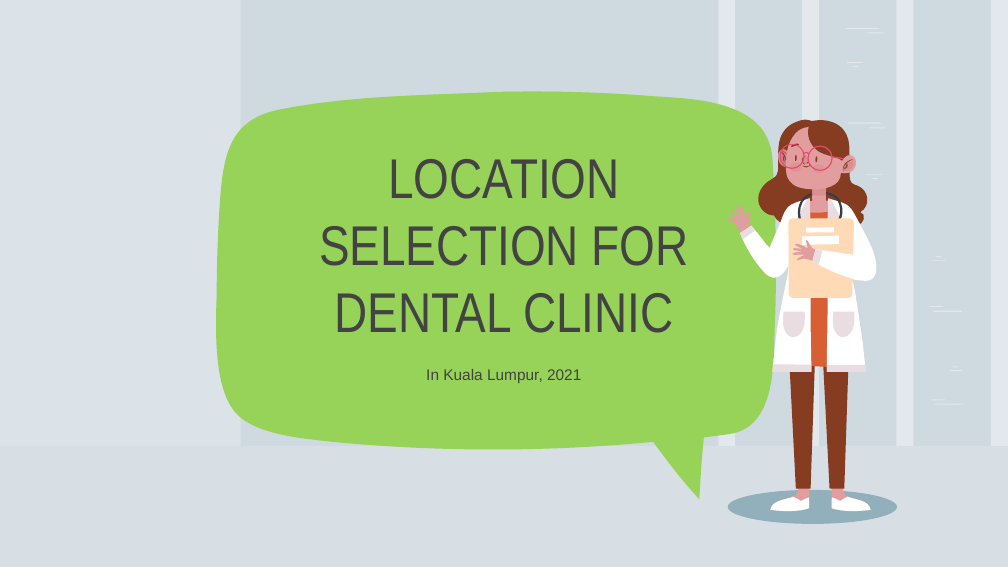
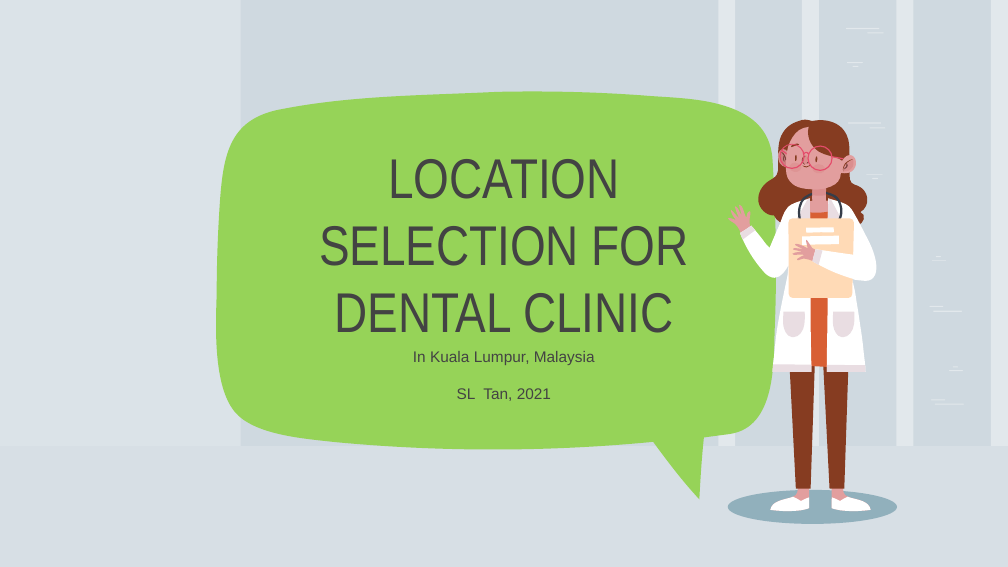
Before and after one commit to shilingt/Coursera_Capstone, a slide deck: slide 1 of Dental Clinic Location Selection.pptx. Drawn at 1008x567 pixels with LibreOffice and Linux fonts; fonts in the diff are those of the drawing. Boxes give left, top, right and bottom in pixels: in the first picture for what was removed or moved away, otherwise in the second. Text is boxed around its words. In the diff, an @@ line names an element or a change of style, - is before the commit and + after.

```diff
--- a/Dental Clinic Location Selection.pptx
+++ b/Dental Clinic Location Selection.pptx
@@ subtitle at <box>413,351,595,401</box>: text changed @@
-In Kuala Lumpur, 2021
+In Kuala Lumpur, Malaysia
+SL Tan, 2021
```
Also in this commit, not shown: 8 other slides changed, 2 other files.
